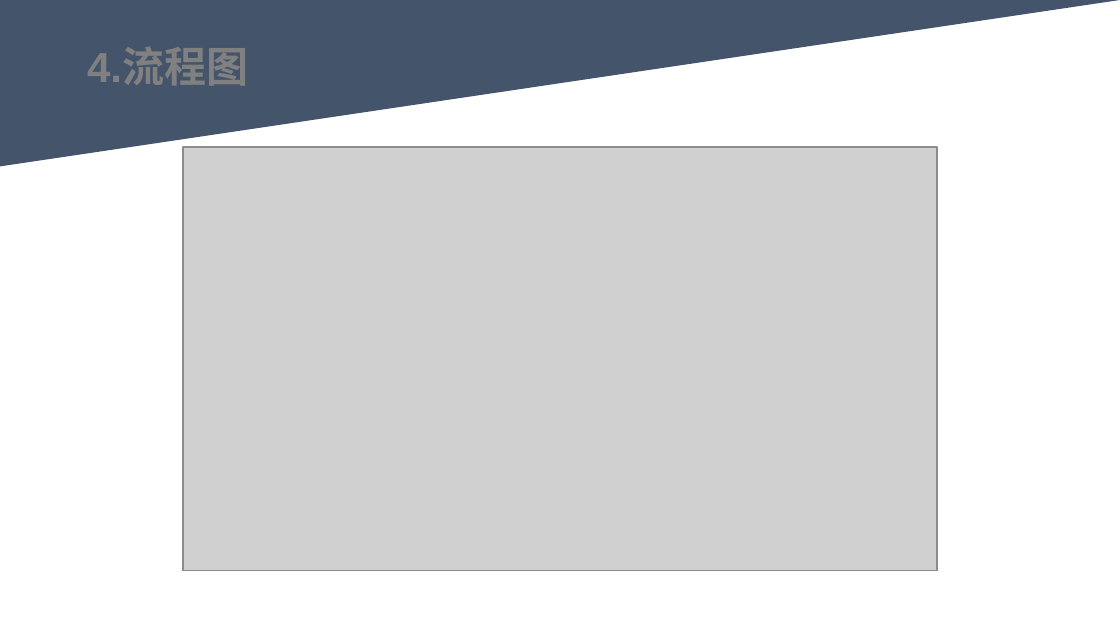
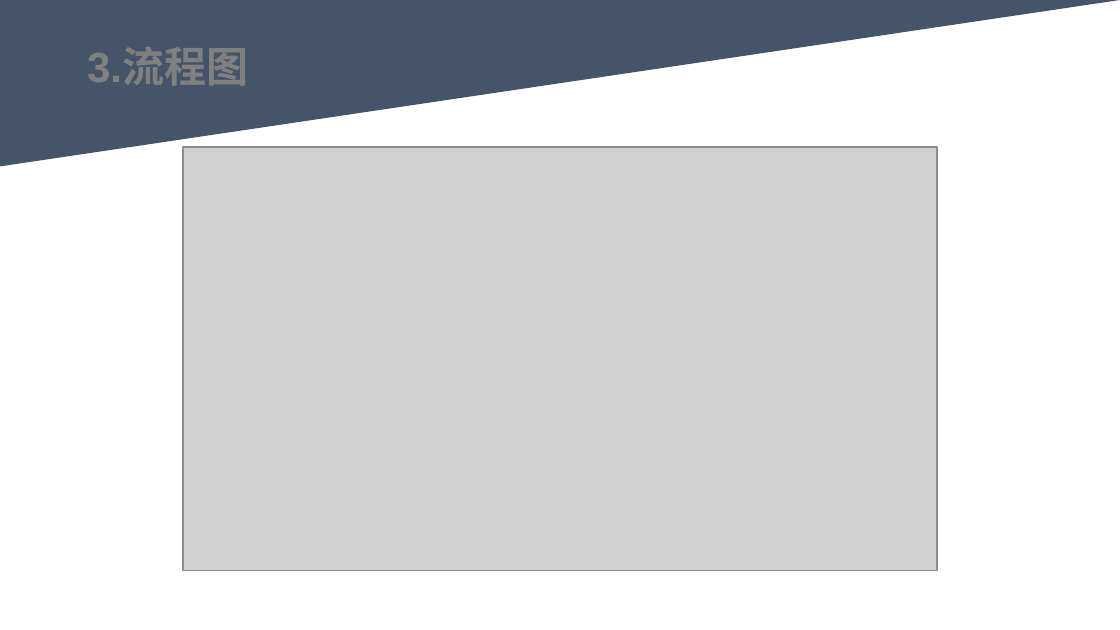
Before and after one commit to youhuyellowman/SE-2022-G06, a slide deck: slide 8 of 项目设计/总体设计PPTv0.0.2.pptx. Drawn at 1120x630 pixels with LibreOffice and Linux fonts; fonts in the diff are those of the drawing; grey boxes stand for pictures. Boxes give left, top, right and bottom in pixels: in the first picture for what was removed or moved away, otherwise in the second. Text is boxed around its words. In the diff, an @@ line names an element or a change of style, - is before the commit and + after.

```diff
--- a/项目设计/总体设计PPTv0.0.2.pptx
+++ b/项目设计/总体设计PPTv0.0.2.pptx
@@ text at (87, 48, 248, 85): text changed @@
-4.流程图
+3.流程图
```
Also in this commit, not shown: 7 other slides changed, 6 slides added, 2 other files.
